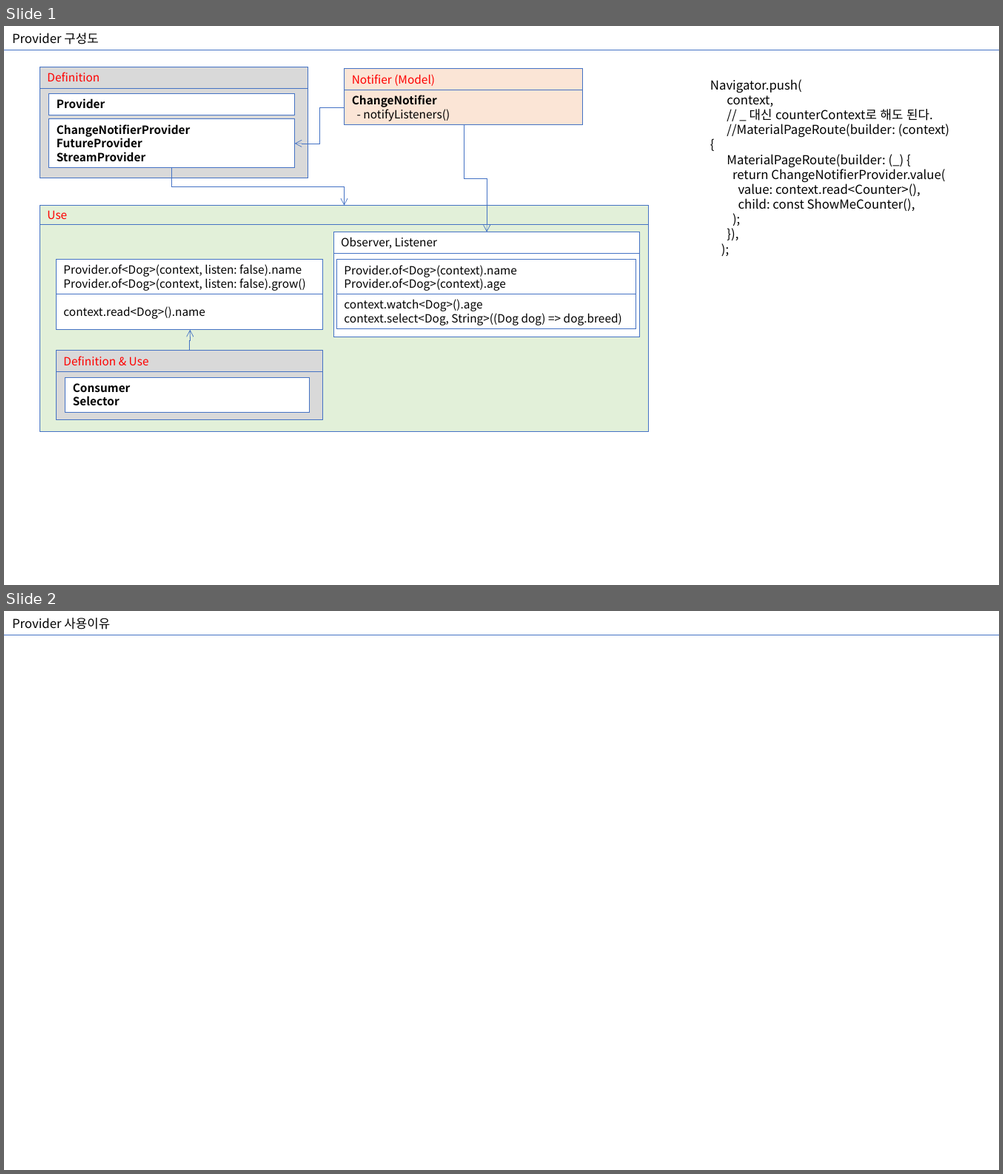
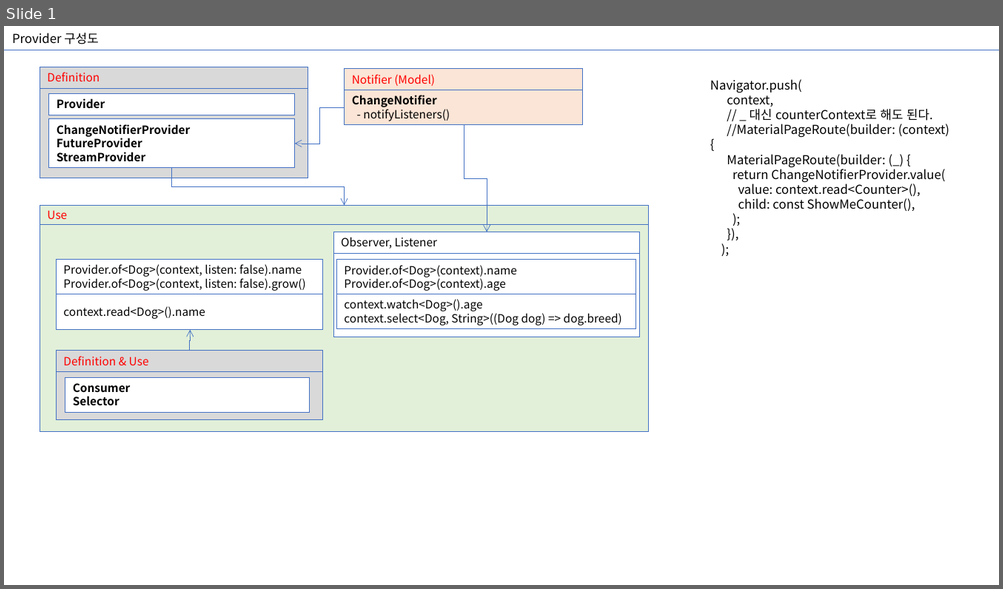
Before and after one commit to farmerkyh/flutter_pattern, a slide deck: README_Provider 통합.pptx. Shown one above the other, each under a label of ours: slides 1 and 2 before the commit, slide 1 after it. The pictures are 1003x1174 and 1003x589 pixels, drawn with LibreOffice and Linux fonts; fonts in the diff are those of the drawing. Boxes give left, top, right and bottom in pixels: in the first picture for what was removed or moved away, otherwise in the second. Text is boxed around its words. In the diff, an @@ line names an element or a change of style, - is before the commit and + after.

```diff
--- a/README_Provider 통합.pptx
+++ b/README_Provider 통합.pptx
@@ slide 2 removed at <box>4,611,999,1170</box>, background #FFFFFF @@
@@ text removed at <box>12,618,110,629</box> @@
-Provider 사용이유
@@ line removed from (4, 635) to (999, 635) @@
```
Also in this commit, not shown: 2 slides added, 26 other files.
